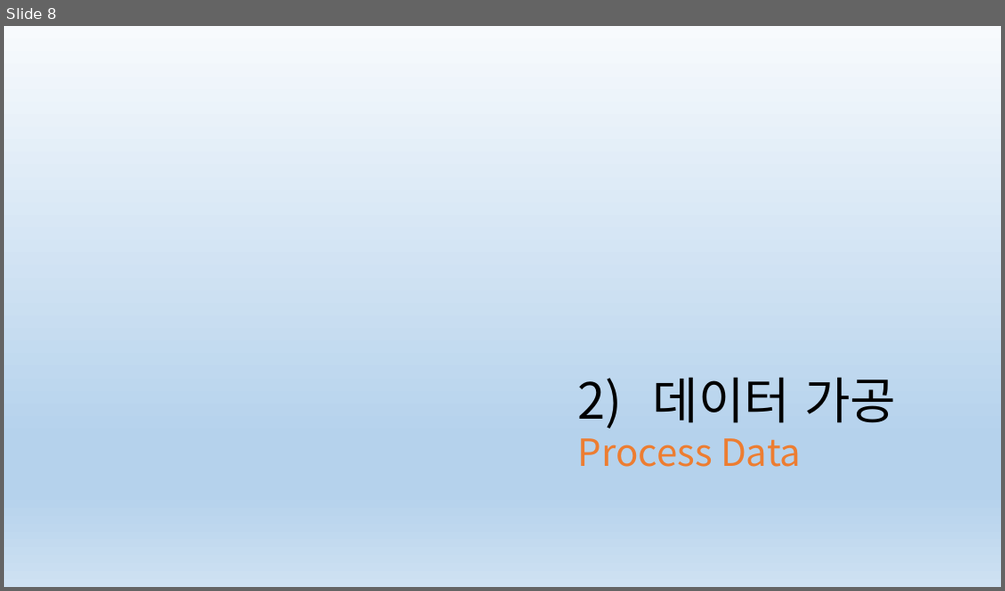
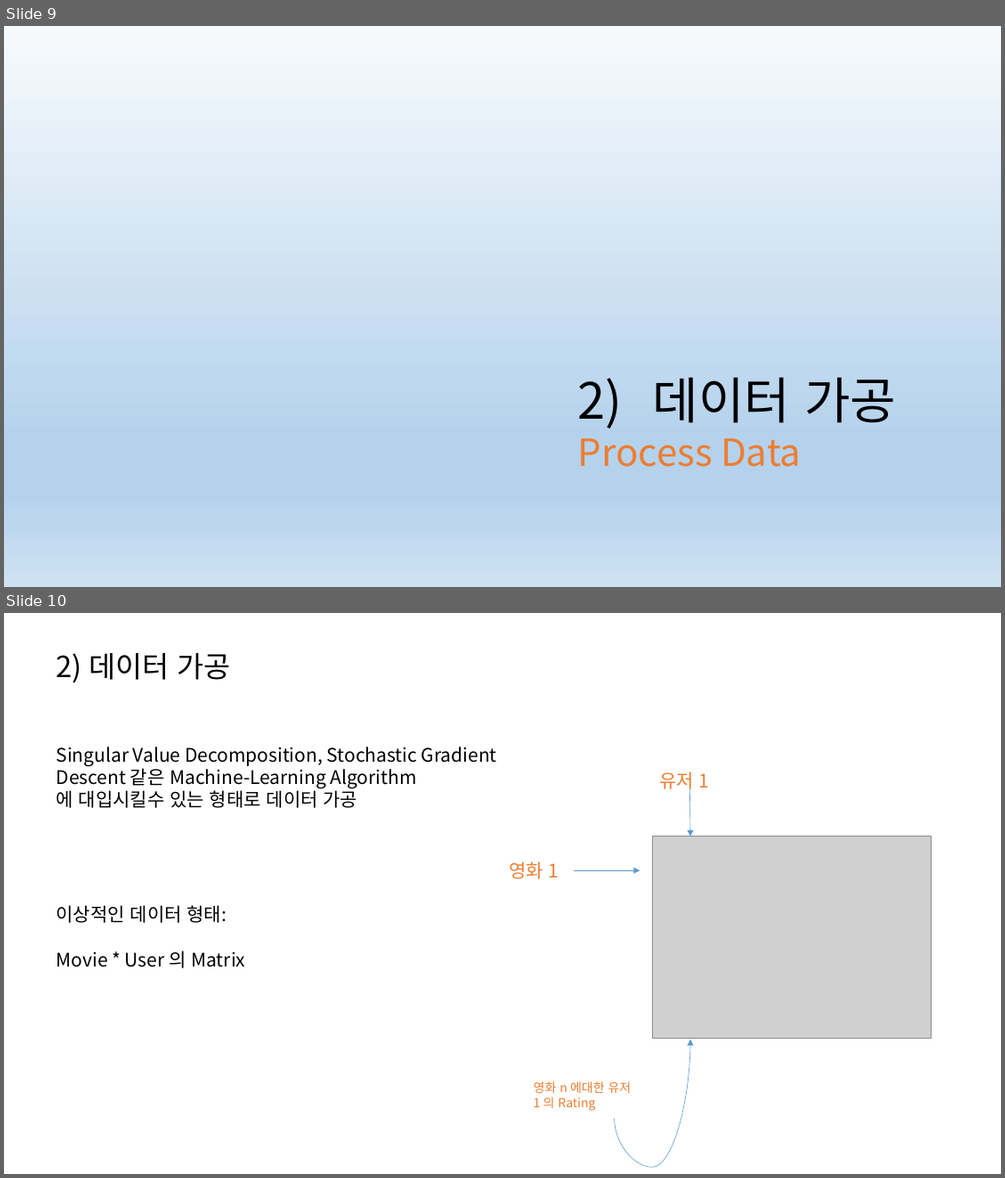
Before and after one commit to csjungminlim/MatrixCompletion, a slide deck: 넷플릭스.pptx. Shown one above the other, each under a label of ours: slide 8 before the commit, slides 9 and 10 after it. The pictures are 1005x591 and 1005x1178 pixels, drawn with LibreOffice and Linux fonts; fonts in the diff are those of the drawing; grey boxes stand for pictures. Boxes give left, top, right and bottom in pixels: in the first picture for what was removed or moved away, otherwise in the second. Text is boxed around its words. In the diff, an @@ line names an element or a change of style, - is before the commit and + after.

```diff
--- a/넷플릭스.pptx
+++ b/넷플릭스.pptx
@@ slide 10 added at [4,613,1001,1174], background #FFFFFF @@
@@ text added at [57,653,230,682], 28 pt, text #000000 @@
+2) 데이터 가공
@@ text added at [57,747,497,808], 18 pt, text #000000 @@
+Singular Value Decomposition, Stochastic Gradient Descent 같은 Machine-Learning Algorithm
+에 대입시킬수 있는 형태로 데이터 가공
@@ text added at [659,771,710,792], 18 pt, text #ED7D31 @@
+유저 1
@@ arrow added from (689, 787) to (690, 836), #5B9BD5 0.5 pt @@
@@ picture added at [652,836,931,1038] @@
@@ text added at [509,861,559,879], 18 pt, text #ED7D31 @@
+영화 1
@@ arrow added from (574, 870) to (639, 870), #5B9BD5 0.5 pt @@
@@ text added at [57,905,245,968], 18 pt, text #000000 @@
+이상적인 데이터 형태:
+Movie * User 의 Matrix
@@ curved arrow added from (615, 1119) to (690, 1039), #5B9BD5 0.5 pt @@
@@ text added at [534,1081,631,1111], 12 pt, text #ED7D31 @@
+영화 n 에대한 유저 1 의 Rating
@@ what was slide 8 is now slide 9 @@
```
Also in this commit, not shown: 1 slide changed, 12 other slides added.
